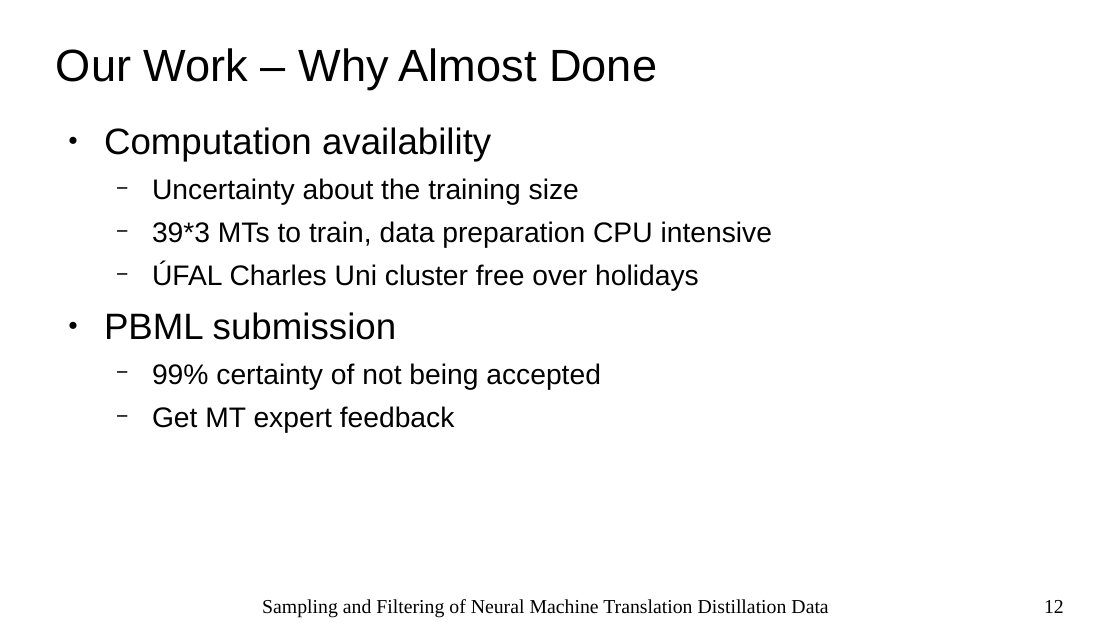
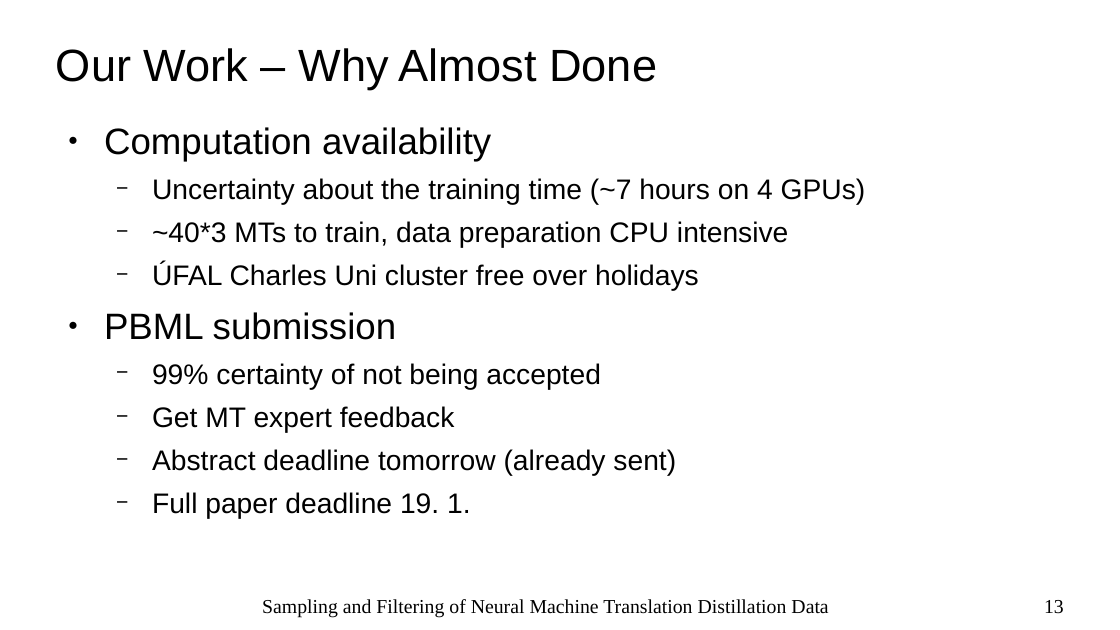
Before and after one commit to zouharvi/reference-mt-distill, a slide deck: slide 13 of meta/midproject_presentation.odp (slide 12 before the commit). Drawn at 1120x630 pixels with LibreOffice and Linux fonts; fonts in the diff are those of the drawing. Boxes give left, top, right and bottom in pixels: in the first picture for what was removed or moved away, otherwise in the second. Text is boxed around its words. In the diff, an @@ line names an element or a change of style, - is before the commit and + after.

```diff
--- a/meta/midproject_presentation.odp
+++ b/meta/midproject_presentation.odp
@@ text at (152,178,866,248): text changed @@
-  − Uncertainty about the training size
-  − 39*3 MTs to train, data preparation CPU intensive
+  − Uncertainty about the training time (~7 hours on 4 GPUs)
+  − ~40*3 MTs to train, data preparation CPU intensive
@@ text at (152,449,676,519): paragraphs added @@
+  − Abstract deadline tomorrow (already sent)
+  − Full paper deadline 19. 1.
@@ page number at (1044,600,1064,614): text changed @@
-12
+13
```
Also in this commit, not shown: 7 other slides changed, 1 slide added, 2 other files.
